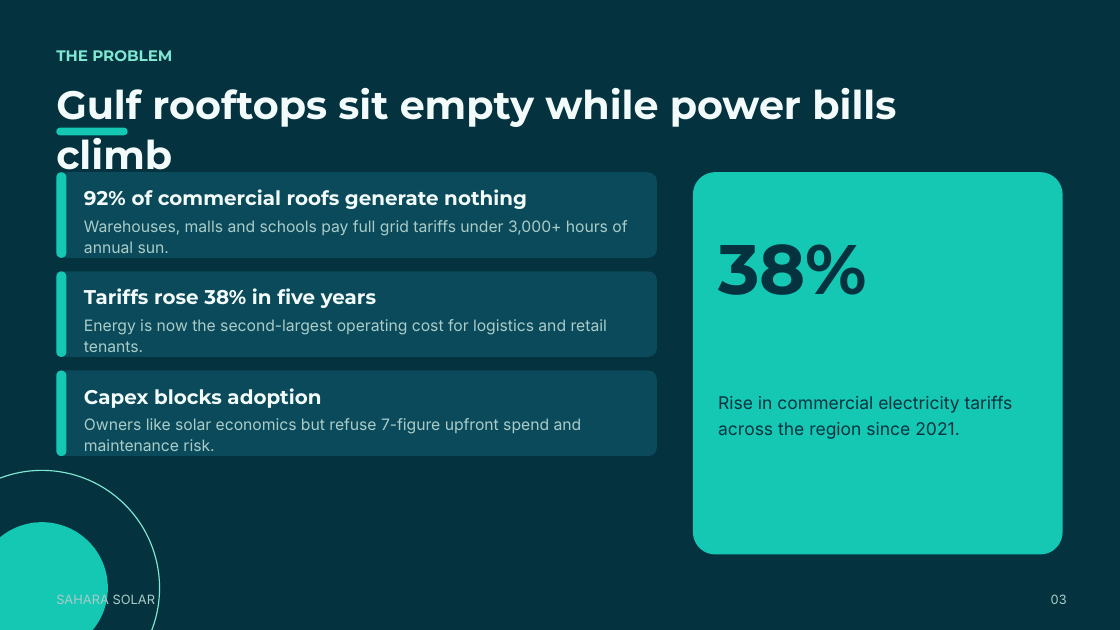
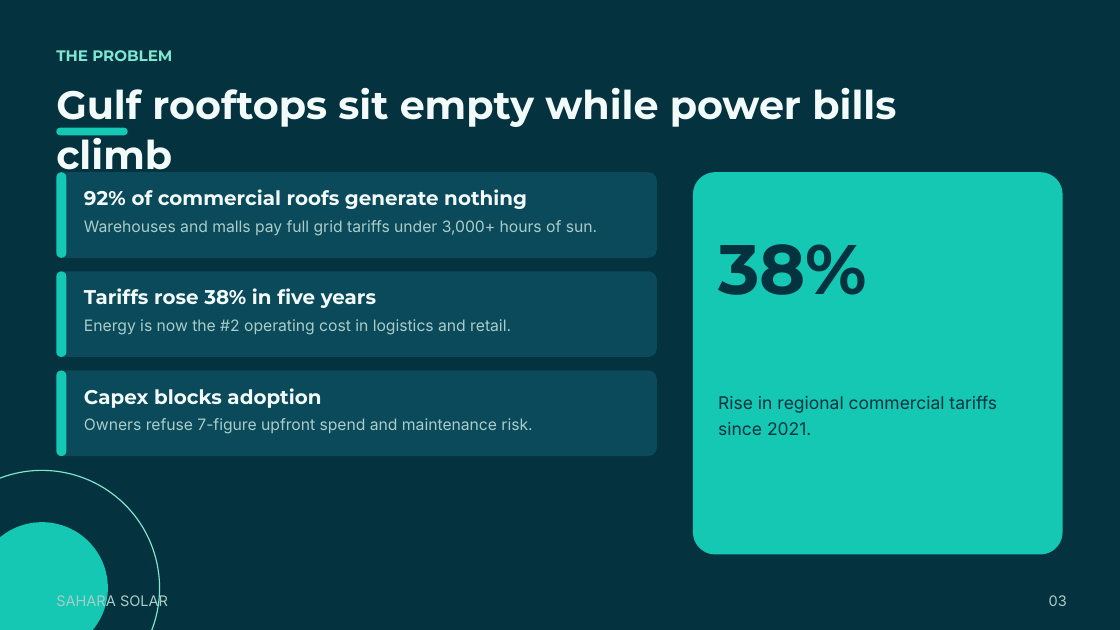
Before and after one commit to mafk21/PowerPoint-skill, a slide deck: slide 3 of examples/placeplate-style-demo.pptx. Drawn at 1120x630 pixels with LibreOffice and Linux fonts; fonts in the diff are those of the drawing. Boxes give left, top, right and bottom in pixels: in the first picture for what was removed or moved away, otherwise in the second. Text is boxed around its words. In the diff, an @@ line names an element or a change of style, - is before the commit and + after.

```diff
--- a/examples/placeplate-style-demo.pptx
+++ b/examples/placeplate-style-demo.pptx
@@ text at (84, 220, 597, 236): text changed @@
-Warehouses, malls and schools pay full grid tariffs under 3,000+ hours of annual sun.
+Warehouses and malls pay full grid tariffs under 3,000+ hours of sun.
@@ text at (84, 319, 511, 335): text changed @@
-Energy is now the second-largest operating cost for logistics and retail tenants.
+Energy is now the #2 operating cost in logistics and retail.
@@ text at (84, 418, 532, 434): text changed @@
-Owners like solar economics but refuse 7-figure upfront spend and maintenance risk.
+Owners refuse 7-figure upfront spend and maintenance risk.
@@ text at (718, 395, 997, 435): text changed @@
-Rise in commercial electricity tariffs across the region since 2021.
+Rise in regional commercial tariffs since 2021.
@@ text "SAHARA SOLAR" at (56, 593, 168, 610): size 11 to 12.5 pt @@
@@ text "03" at (1049, 595, 1067, 606): size 11 to 12.5 pt @@
```
Also in this commit, not shown: 11 other slides changed, 22 other files.
